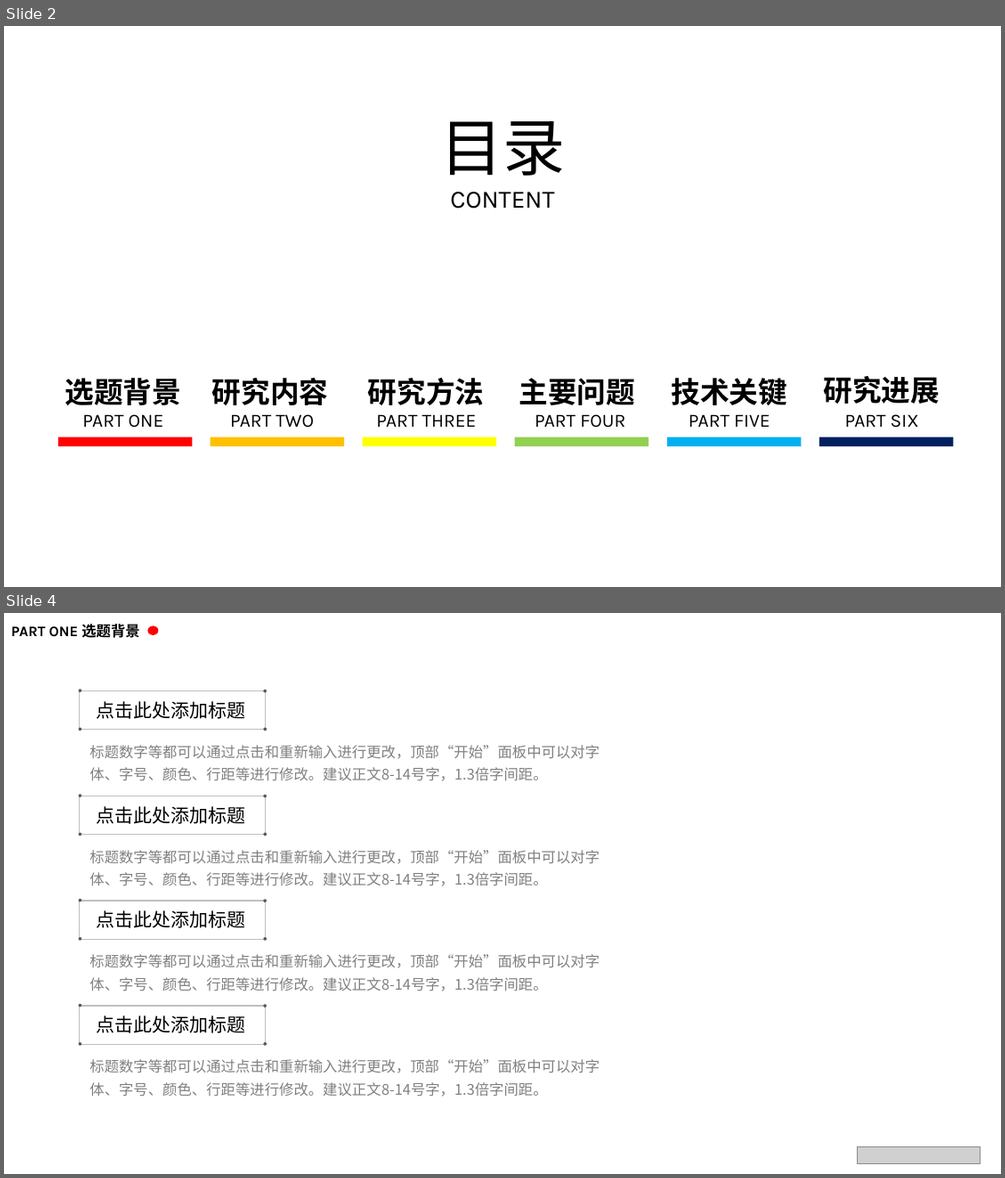
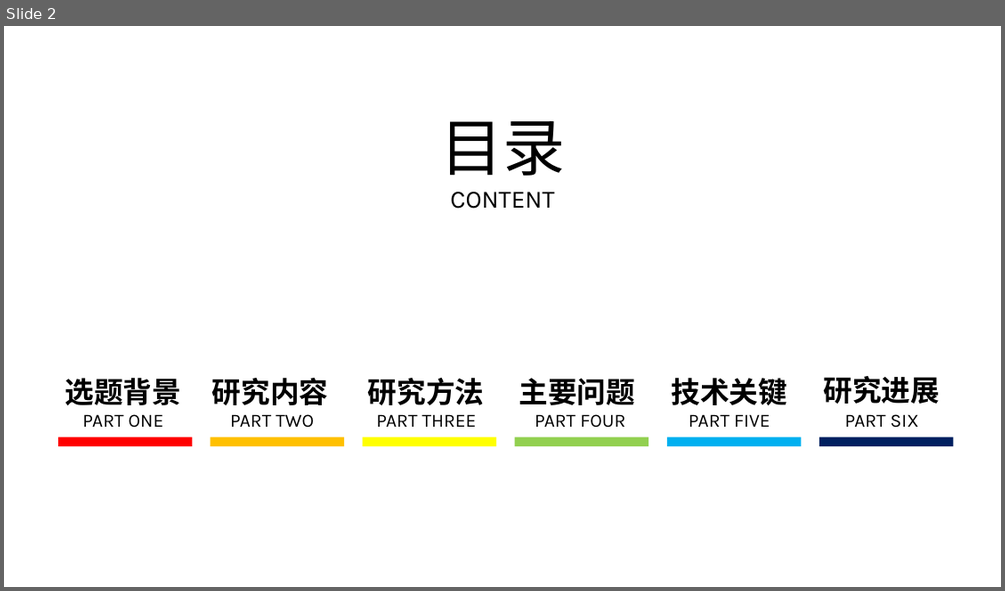
Before and after one commit to sunfiyes/File, a slide deck: 开题/开题答辩.pptx. Shown one above the other, each under a label of ours: slides 2 and 4 before the commit, slide 2 after it; the slides between them are not shown. The pictures are 1005x1178 and 1005x591 pixels, drawn with LibreOffice and Linux fonts; fonts in the diff are those of the drawing; grey boxes stand for pictures; background and template pictures are left out. Boxes give left, top, right and bottom in pixels: in the first picture for what was removed or moved away, otherwise in the second. Text is boxed around its words. In the diff, an @@ line names an element or a change of style, - is before the commit and + after.

```diff
--- a/开题/开题答辩.pptx
+++ b/开题/开题答辩.pptx
@@ slide 4 removed at [4,613,1001,1174], background #FFFFFF @@
@@ text removed at [11,624,139,638] @@
-PART ONE 选题背景
@@ ellipse removed at [147,625,158,634] @@
@@ group removed at [79,690,267,730]: 4 ellipses, 1 rectangle @@
@@ text removed at [97,701,246,719] @@
-点击此处添加标题
@@ text removed at [89,745,599,781] @@
-标题数字等都可以通过点击和重新输入进行更改，顶部“开始”面板中可以对字体、字号、颜色、行距等进行修改。建议正文8-14号字，1.3倍字间距。
@@ group removed at [79,794,267,835]: 4 ellipses, 1 rectangle @@
@@ text removed at [97,806,246,824] @@
-点击此处添加标题
@@ text removed at [89,850,599,886] @@
-标题数字等都可以通过点击和重新输入进行更改，顶部“开始”面板中可以对字体、字号、颜色、行距等进行修改。建议正文8-14号字，1.3倍字间距。
@@ group removed at [79,899,267,940]: 4 ellipses, 1 rectangle @@
@@ text removed at [97,910,246,928] @@
-点击此处添加标题
@@ text removed at [89,954,599,991] @@
-标题数字等都可以通过点击和重新输入进行更改，顶部“开始”面板中可以对字体、字号、颜色、行距等进行修改。建议正文8-14号字，1.3倍字间距。
@@ group removed at [79,1004,267,1046]: 4 ellipses, 1 rectangle @@
@@ text removed at [97,1015,246,1033] @@
-点击此处添加标题
@@ text removed at [89,1059,599,1096] @@
-标题数字等都可以通过点击和重新输入进行更改，顶部“开始”面板中可以对字体、字号、颜色、行距等进行修改。建议正文8-14号字，1.3倍字间距。
@@ picture removed at [858,1147,979,1163] @@
```
Also in this commit, not shown: 4 slides changed, 2 slides added, 1 other slide removed.
